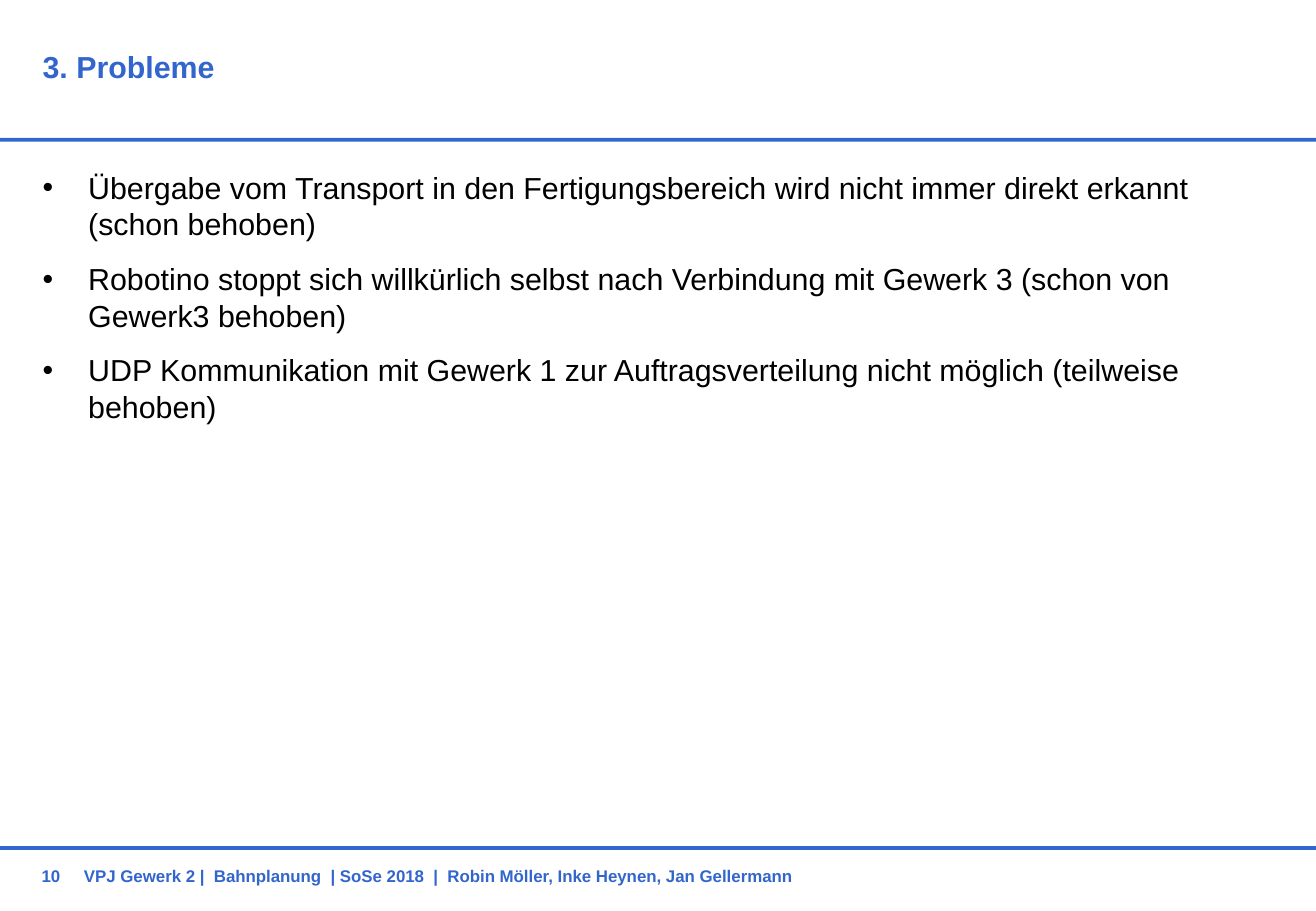
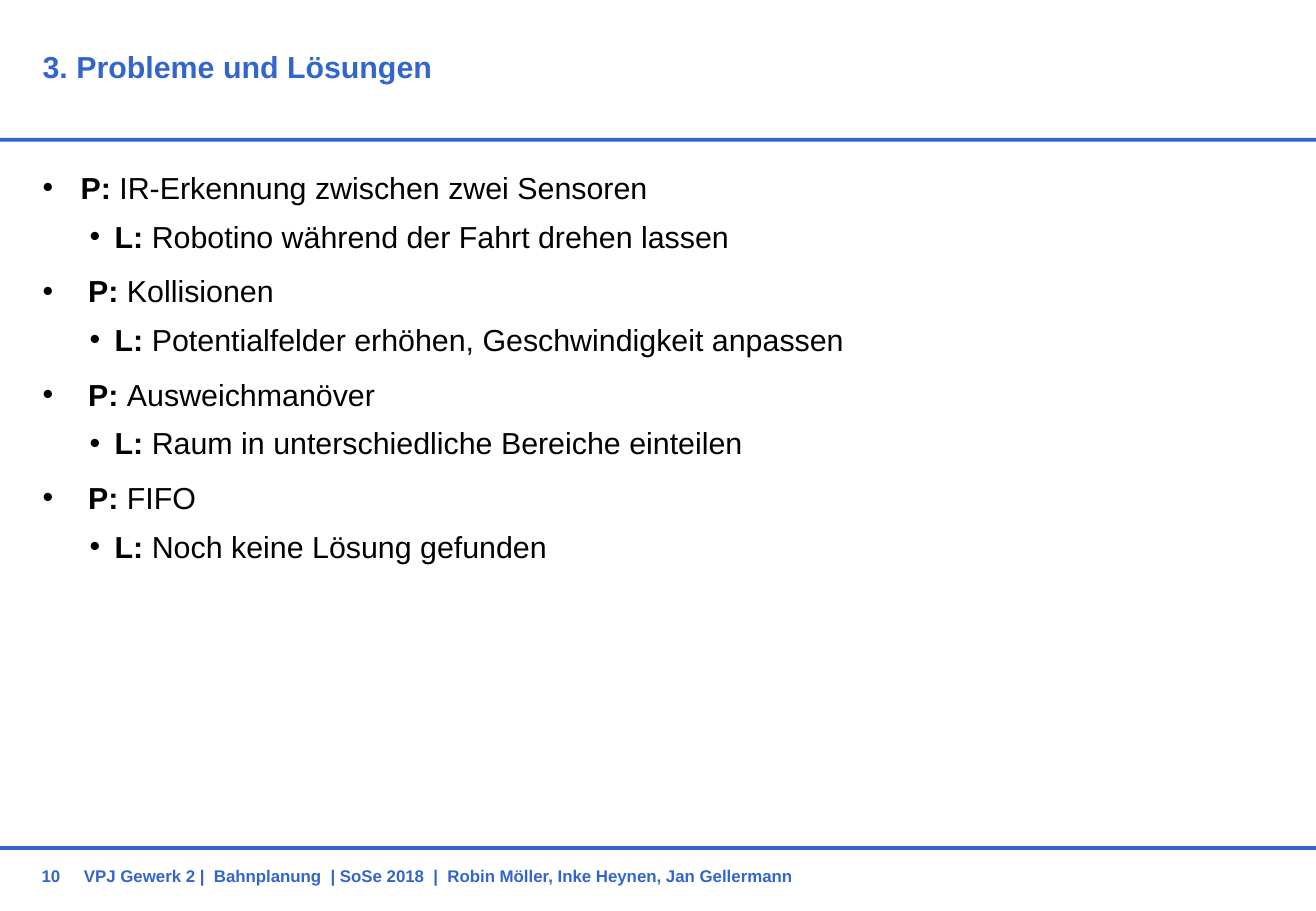
Before and after one commit to RobinMoeller/VPJ-Gewerk-2, a slide deck: slide 10 of Präsentationen/Endpräsi.pptx. Drawn at 1316x911 pixels with LibreOffice and Linux fonts; fonts in the diff are those of the drawing; background and template pictures are left out. Boxes give left, top, right and bottom in pixels: in the first picture for what was removed or moved away, otherwise in the second. Text is boxed around its words. In the diff, an @@ line names an element or a change of style, - is before the commit and + after.

```diff
--- a/Präsentationen/Endpräsi.pptx
+++ b/Präsentationen/Endpräsi.pptx
@@ title at <box>43,56,432,84</box>: text changed @@
-3. Probleme
+3. Probleme und Lösungen
@@ text at <box>81,177,844,564</box>: text changed @@
-• Übergabe vom Transport in den Fertigungsbereich wird nicht immer direkt erkannt (schon behoben)
-• Robotino stoppt sich willkürlich selbst nach Verbindung mit Gewerk 3 (schon von Gewerk3 behoben)
-• UDP Kommunikation mit Gewerk 1 zur Auftragsverteilung nicht möglich (teilweise behoben)
+• P: IR-Erkennung zwischen zwei Sensoren
+      • L: Robotino während der Fahrt drehen lassen
+• P: Kollisionen
+      • L: Potentialfelder erhöhen, Geschwindigkeit anpassen
+• P: Ausweichmanöver
+      • L: Raum in unterschiedliche Bereiche einteilen
+• P: FIFO
+      • L: Noch keine Lösung gefunden
```
Also in this commit, not shown: 3 other slides changed, 1 slide added.
